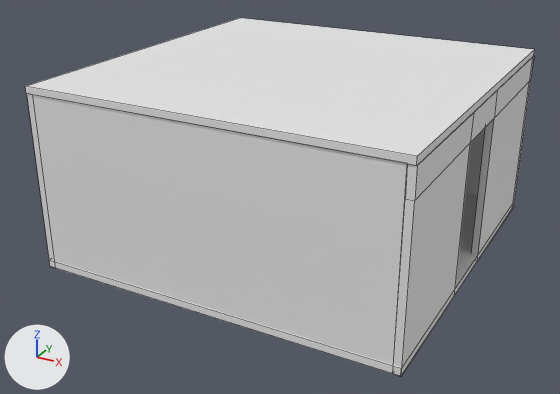
The FBX model Assets/Objects/2LDoorRoom.fbx, before and after one commit.
Both versions are drawn from a 50 mm camera at (1.94, -3.77, 2.08) aimed at (-0.06, -0.15, 0.27). The axes (+X, +Y, +Z) are drawn at lower left. The lights are the same throughout. Mesh edges are drawn as thin lines. Where no turn or scale is listed for an object, it has been applied to the vertices.

Names of what the first picture shows: 'Ceil', 'Floor', 'Wall3', 'Wall4', 'WallWithDoor', 'WallWithDoor.001'.
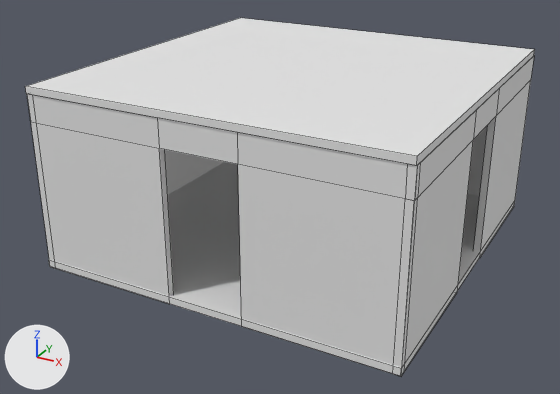
Edits to the bpy script that builds the scene:
```text
Change me_cube_002:
    where me_cube_002.from_pydata(...)  # 24 vertices, 22 faces; spans x -1.04..1.04, y -0.02..0.02, z -0.5..0.5
    used by ob_wallwithdoor_001; location = (0.0, 1.02, 0.475)
    me_cube_002 part 1: all 12 vertices in x -0.17..0.26, y -0.02..0.02, z -0.5..0.5 are moved by (-0.04, 0.0, 0.0)
Change me_cube_001:
    where me_cube_001.from_pydata(...)  # 24 vertices, 22 faces; spans x -0.02..0.02, y -1.04..1.04, z -0.5..0.5
    used by ob_wallwithdoor; location = (1.021, 0.005, 0.475)
    me_cube_001 part 2: all 12 vertices in x -0.02..0.02, y -0.26..0.17, z -0.5..0.5 are moved by (0.0, 0.04, 0.0)
Change ob_wall4:
    ob_wall4.location: (0.0, -1.015, 0.476) -> (0.0, 1.02, 0.476)
Change ob_wallwithdoor_001:
    ob_wallwithdoor_001.location: (0.0, 1.02, 0.475) -> (0.0, -1.015, 0.475)
```

Location of each change, (x1, y1, x2, y2) in pixels of the pictures (560 x 394 px; the box of a moved part takes in the faces that stretch with it):
'Wall4', moved
    before: (33, 95, 407, 373)
    after: (467, 125, 488, 196)
'WallWithDoor.001', reshaped, moved
    before: (465, 128, 485, 196)
    after: (27, 94, 417, 376)
'WallWithDoor', reshaped
    before: (393, 56, 534, 376)
    after: (401, 56, 534, 376)
part 2 of me_cube_001, moved or reshaped
    both: (401, 56, 534, 373)
'Floor', unchanged, uncovered by the edit
    before: (49, 193, 478, 376)
    after: (49, 162, 480, 376)
